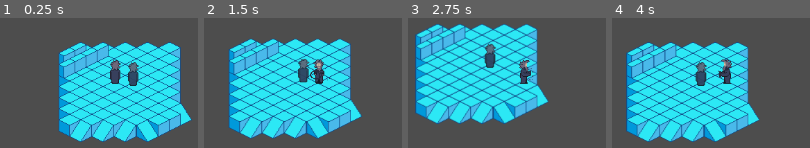
Above: before the commit, frames 1-4 (left to right).
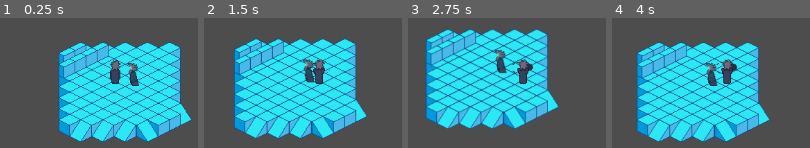
Above: after the commit, the same moments.

Repository: seanj29/LostEchoes
Game: Godot game, scene res://Scenes/Main.tscn
Two runs of this game, one before a commit and one after it. Both use one fixed random seed, a clock stepped at 60 frames per second and the inputs below.
Inputs:
- Up to frame 1 (0.25 s): no input
- Up to frame 2 (1.5 s): tap Enter at 0.5 s; hold Right (Right) 0.53-1.28 s; tap Space (Attack) at 0.6, 1.35 s; hold Down (Down) from 1.28 s (still down)
- Up to frame 3 (2.75 s): release Down (Down) at 2.03 s; hold Right (Right) from 2.03 s (still down); tap Space (Attack) at 2.1 s
- Up to frame 4 (4 s): release Right (Right) at 2.78 s; hold Up (Up) 2.78-3.53 s; tap Space (Attack) at 2.85, 3.6 s; hold Left (Left) from 3.53 s (still down)

The runs differ from the first frame. In frame 1, 0.5% of the frame differs, in the area x 64-71%, y 33-53%; in frame 2, 28%; in frame 3, 30%; in frame 4, 34%, in the area x 7-80%, y 18-96%.

Commit message:
fixed major issues regarding the attack

Diff:
--- a/Scenes/Ghosts.tscn
+++ b/Scenes/Ghosts.tscn
@@ -1,8 +1,7 @@
-[gd_scene load_steps=5 format=3 uid="uid://c5u1ux0sy1bwg"]
+[gd_scene load_steps=4 format=3 uid="uid://c5u1ux0sy1bwg"]
 
 [ext_resource type="SpriteFrames" uid="uid://brkufq8y6lv1e" path="res://Resources/PlayerAnims.tres" id="1_udyqo"]
 [ext_resource type="Script" path="res://Scripts/GhostScripts/ghost_movement.gd" id="1_vyjal"]
-[ext_resource type="PackedScene" uid="uid://bhntxqpi6vjbh" path="res://Scenes/FSMS/AnimMachineScene.tscn" id="3_a36rl"]
 
 [sub_resource type="RectangleShape2D" id="RectangleShape2D_7wp0l"]
 size = Vector2(16, 9)
@@ -19,7 +18,3 @@
 [node name="CollisionShape2D" type="CollisionShape2D" parent="."]
 position = Vector2(0, 18.5)
 shape = SubResource("RectangleShape2D_7wp0l")
-
-[node name="AnimMachineScene" parent="." node_paths=PackedStringArray("sprite", "actor") instance=ExtResource("3_a36rl")]
-sprite = NodePath("../MainGhostAnim")
-actor = NodePath("..")
--- a/Scripts/PlayerScripts/player_movement.gd
+++ b/Scripts/PlayerScripts/player_movement.gd
@@ -19,6 +19,8 @@
 
 	if Input.is_action_just_pressed("Attack"):
 		is_attacking = true
+	else:
+		is_attacking = false
 
 	var direction = Input.get_vector("Left", "Right", "Up", "Down")
 
--- a/Scripts/Utils/FSM/States/attack_anim_state.gd
+++ b/Scripts/Utils/FSM/States/attack_anim_state.gd
@@ -2,9 +2,12 @@
 extends AnimState
 
 func Enter():
-	super()
-	if not sprite.animation_finished.is_connected(change):
-		sprite.animation_finished.connect(change)
+	if sprite.animation.begins_with("Attack"):
+		if not sprite.animation_finished.is_connected(change):
+			sprite.animation_finished.connect(change)
+	else:
+		if sprite.animation_finished.is_connected(change):
+			sprite.animation_finished.disconnect(change)
 
 
 func Physics_update(_delta):
--- a/Scripts/Utils/pawn_movement.gd
+++ b/Scripts/Utils/pawn_movement.gd
@@ -18,7 +18,7 @@
 ## Emitted when the pawn attacks
 signal attack_pressed
 
-var is_attacking: bool = false
+var is_attacking: bool
 ## The current direction the sprite is facing. [br]
 ## if it it is given a default, then the Sprite will start in that direction.
 var current_direction: Type.Direction
